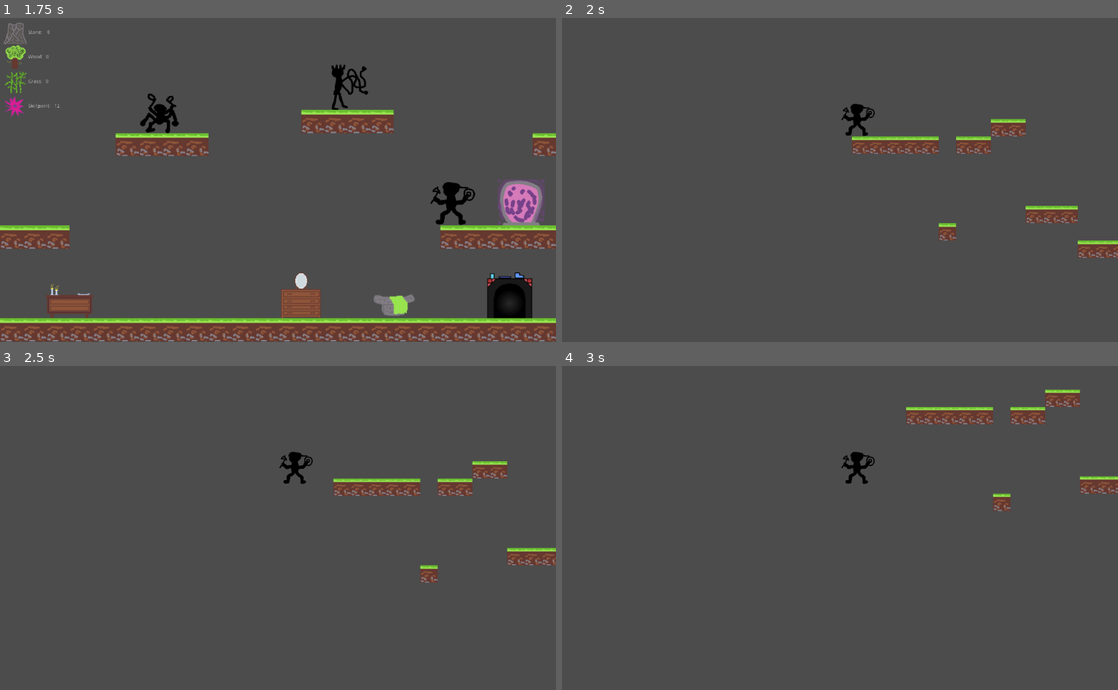
Above: before the commit, frames 1-4 (two rows, left to right).
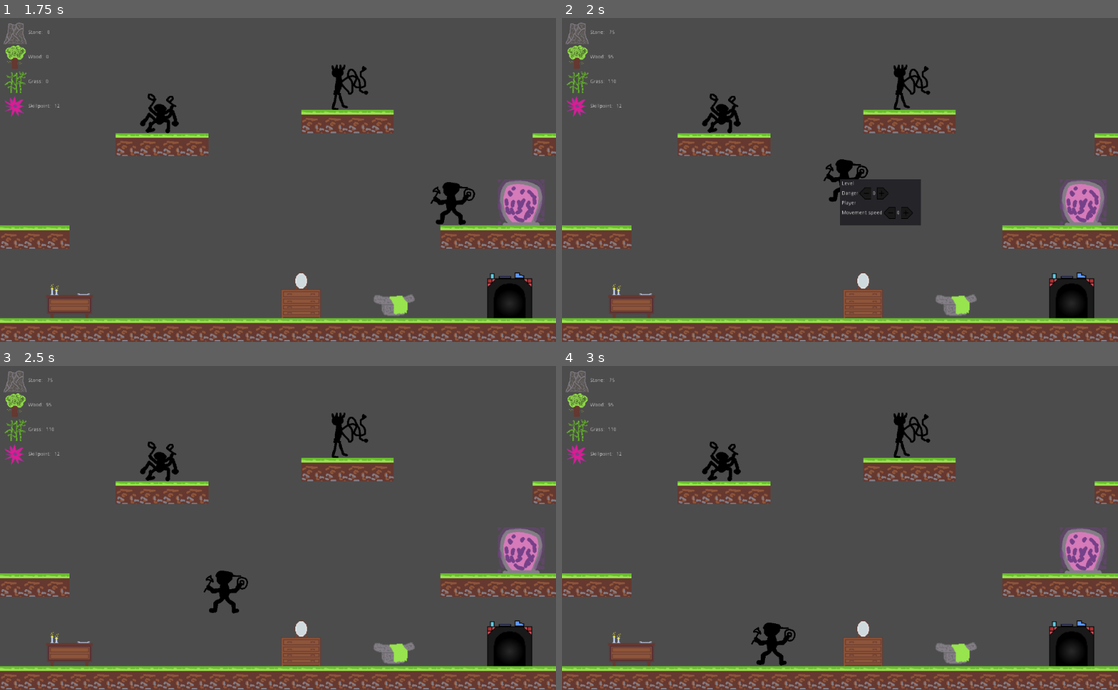
Above: after the commit, the same moments.

Repository: judo347/Project-GatheringPlatform
Game: Godot game, scene res://gamefiles/scenes/World.tscn
The game is run twice, just before and just after one commit, with the same random seed, the same clock (stepped at 60 frames per second) and the same inputs.
Inputs (mouse positions are in pixels of both pictures, inside the frame that each line leads up to):
- Up to frame 1 (1.75 s): move the mouse to (400, 163) at 0.52 s; hold Right (ui_right) from 0.53 s (still down); tap Up (ui_up) at 0.77, 1.52 s; move the mouse to (166, 196) at 1.27 s
- Up to frame 2 (2 s): keep holding Right (ui_right)
- Up to frame 3 (2.5 s): move the mouse to (333, 456) at 2.02 s; release Right (ui_right) at 2.03 s; hold Left (ui_left) from 2.03 s (still down)
- Up to frame 4 (3 s): move the mouse to (812, 592) at 2.77 s; release Left (ui_left) at 2.78 s; hold Right (ui_right) from 2.78 s (still down)

Frame 1 is identical in both runs. In frame 2, 22% of the frame differs, in the area x 0-100%, y 1-100%; in frame 3, 20%; in frame 4, 20%.

Commit message:
Added a levelfisnish.

Diff:
--- /dev/null
+++ b/Project-Gathering Platform/gamefiles/scenes/game_objects/LevelFinish.tscn
@@ -0,0 +1,20 @@
+[gd_scene load_steps=4 format=2]
+
+[ext_resource path="res://gamefiles/scripts/LevelFinish.gd" type="Script" id=1]
+[ext_resource path="res://resources/01/LevelPodium001.png" type="Texture" id=2]
+
+[sub_resource type="RectangleShape2D" id=1]
+extents = Vector2( 64, 64 )
+
+[node name="LevelFinish" type="Area2D"]
+script = ExtResource( 1 )
+__meta__ = {
+"_edit_group_": true
+}
+
+[node name="Sprite" type="Sprite" parent="."]
+scale = Vector2( 2, 2 )
+texture = ExtResource( 2 )
+
+[node name="CollisionShape2D" type="CollisionShape2D" parent="."]
+shape = SubResource( 1 )
--- /dev/null
+++ b/Project-Gathering Platform/gamefiles/scripts/LevelFinish.gd
@@ -0,0 +1,9 @@
+extends Area2D
+
+func _physics_process(delta):
+	var bodies = get_overlapping_bodies()
+	for body in bodies:
+		if body.name == "Player":
+			playerInventory.collect_materials(true)
+			get_tree().change_scene("gamefiles/scenes/World.tscn")
+			queue_free()
--- a/Project-Gathering Platform/gamefiles/scripts/autoload/playerData.gd
+++ b/Project-Gathering Platform/gamefiles/scripts/autoload/playerData.gd
@@ -2,6 +2,9 @@
 
 var currentCharacter = enums.CharacterEnum.ONE
 var texture = load("res://resources/01/Character001.png")
+
+# Should be incremented each time a level is completed.
+var levels_completed = 0
 
 # Char modding abilities
 var hasDoubleJump = false
--- a/Project-Gathering Platform/gamefiles/scripts/level_generator.gd
+++ b/Project-Gathering Platform/gamefiles/scripts/level_generator.gd
@@ -1,5 +1,6 @@
 extends Node
 
+var level_finish_scene_path = "res://gamefiles/scenes/game_objects/LevelFinish.tscn"
 onready var map = get_node("TileMap")
 onready var materials_parent = get_node("Materials")
 
@@ -25,9 +26,21 @@
 	for material in materials_generated:
 		place_material(material, utilities.get_rand_material_enum())
 
-	# place_material(Vector2(200, 0), enums.MaterialEnum.GRASS)
-	# place_material_with_amount(Vector2(200, -100), enums.MaterialEnum.STONE, 10)
-	# place_material(Vector2(200, 100), enums.MaterialEnum.WOOD)
+	# Place finish
+	var level_finish_scene = load(level_finish_scene_path)
+	var coord_lasttile = tiles_generated.back()
+	var level_finish_scene_instanced = level_finish_scene.instance()
+
+	# Calculate position
+	var sprite_size_vector = level_finish_scene_instanced.get_node("Sprite").get_rect().size
+	var world_pos = map.map_to_world(coord_lasttile)
+	var spawn_position = Vector2(world_pos.x + (sprite_size_vector.x /2), world_pos.y + (sprite_size_vector.y /2))
+
+	# Set postition
+	level_finish_scene_instanced.global_translate(spawn_position)
+
+	# Add to level
+	get_parent().add_child(level_finish_scene_instanced)
 
 # Places a tile on the given position
 # params: pos: Vector2(x,y)
Binary file added: Project-Gathering Platform/resources/01/LevelPodium001.png
Not shown, added: Project-Gathering Platform/resources/01/LevelPodium001.png.import
Not shown, added: RawAssets/FirstVersion/LevelPodium001.aseprite
Not shown, added: RawAssets/FirstVersion/LevelPodium001.png
